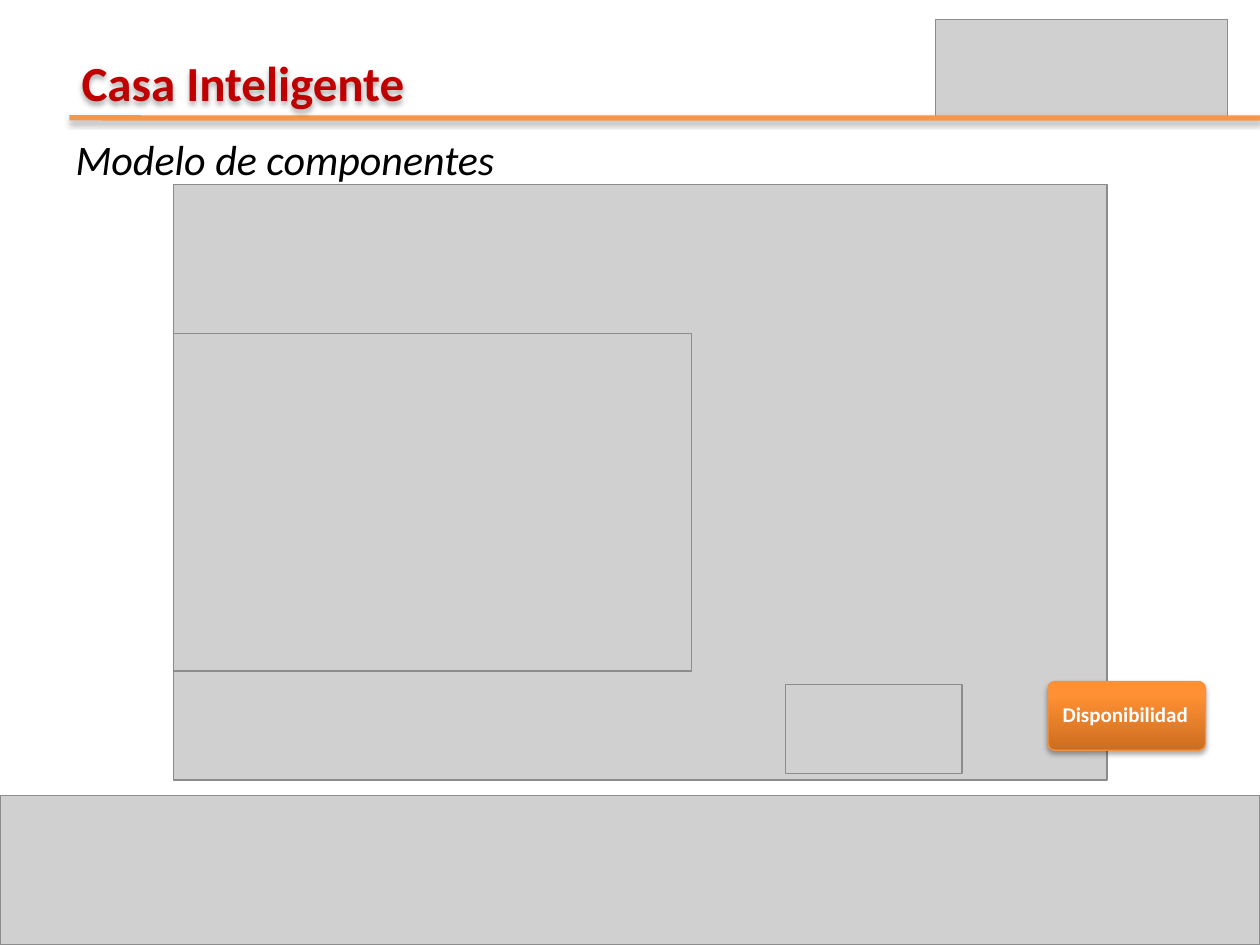
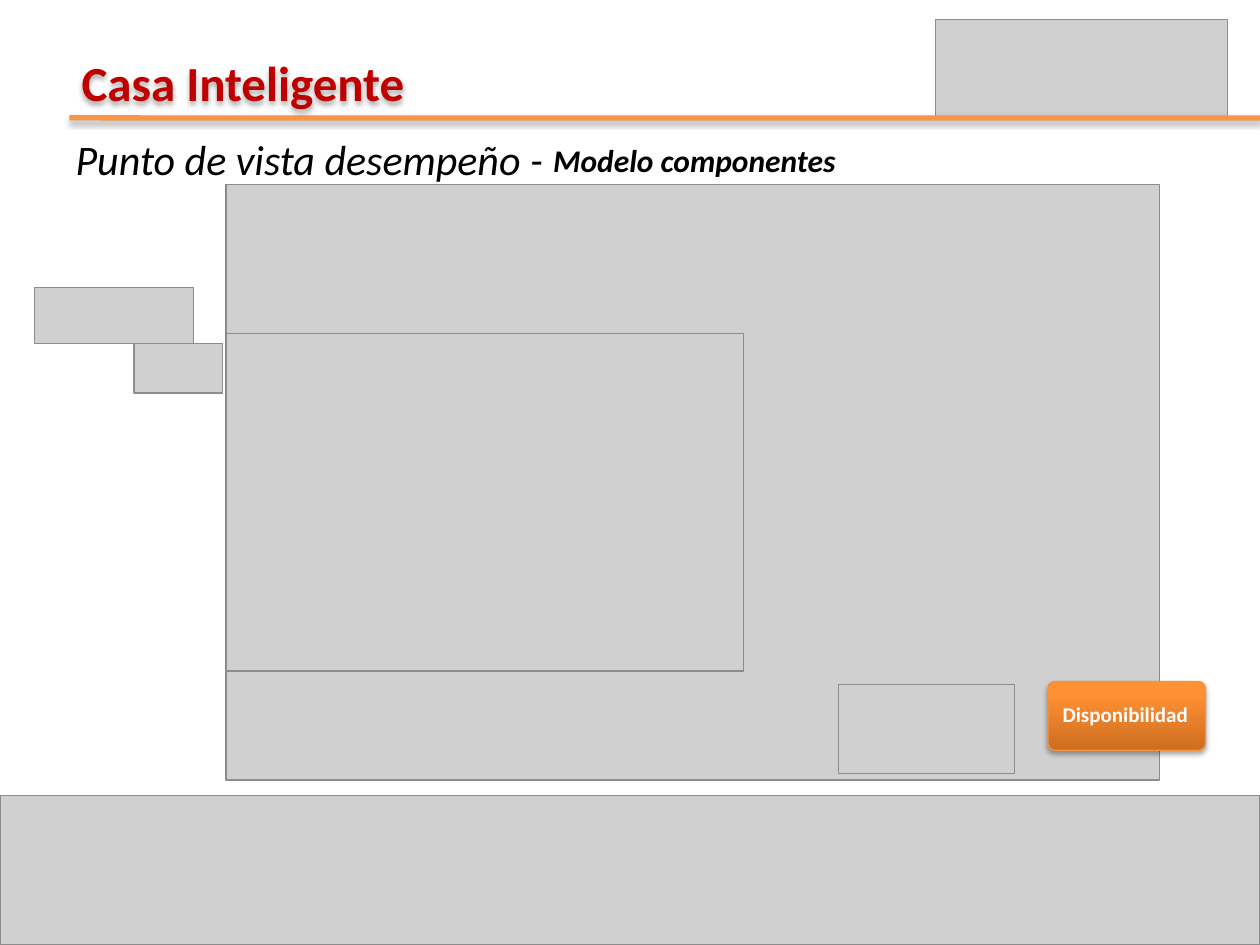
Before and after one commit to leseroth/ingenium-managment, a slide deck: slide 7 of CSOF5204 Arquitectura de Software/0609SegundaEntregaSAD.pptx. Drawn at 1260x945 pixels with LibreOffice and Linux fonts; fonts in the diff are those of the drawing; grey boxes stand for pictures; background and template pictures are left out. Boxes give left, top, right and bottom in pixels: in the first picture for what was removed or moved away, otherwise in the second. Text is boxed around its words. In the diff, an @@ line names an element or a change of style, - is before the commit and + after.

```diff
--- a/CSOF5204 Arquitectura de Software/0609SegundaEntregaSAD.pptx
+++ b/CSOF5204 Arquitectura de Software/0609SegundaEntregaSAD.pptx
@@ text added at [76,145,521,185], 24 pt, text #000000, italic @@
+Punto de vista desempeño -
@@ text "Modelo componentes" at [553,150,836,177]: vertical alignment middle to top @@
@@ text at [553,150,836,177]: text changed; size 24 to 18 pt; bold on @@
-Modelo de componentes
+Modelo componentes
@@ picture added at [34,287,193,343] @@
@@ picture added at [134,344,223,393] @@
@@ 3 pictures: place and size @@
-3 pictures at [174,185,1108,781]
+3 pictures at [226,185,1159,781]
```
Also in this commit, not shown: 6 other slides changed, 5 slides added, 4 slides removed.
